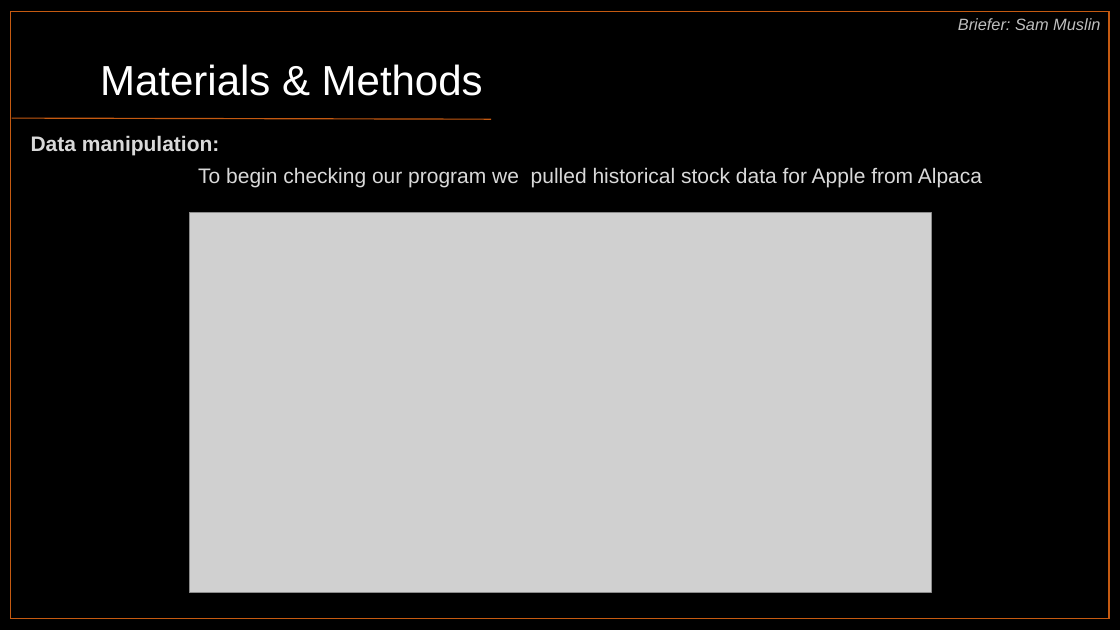
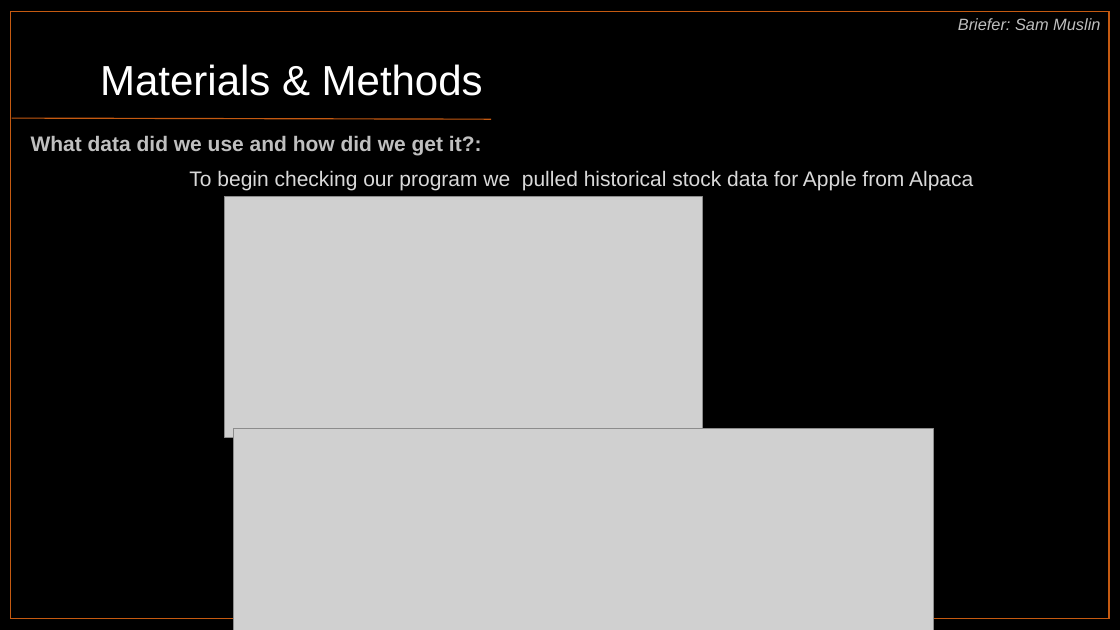
Before and after one commit to harithmd1/project1_group2, a slide deck: slide 7 of MACD_Indicators_Group_2.pptx (slide 6 before the commit). Drawn at 1120x630 pixels with LibreOffice and Linux fonts; fonts in the diff are those of the drawing; grey boxes stand for pictures. Boxes give left, top, right and bottom in pixels: in the first picture for what was removed or moved away, otherwise in the second. Text is boxed around its words. In the diff, an @@ line names an element or a change of style, - is before the commit and + after.

```diff
--- a/MACD_Indicators_Group_2.pptx
+++ b/MACD_Indicators_Group_2.pptx
@@ text at bbox=[31, 135, 482, 155]: text changed; text colour #D9D9D9 to #BFBFBF @@
-Data manipulation:
+What data did we use and how did we get it?:
@@ text "To begin checking our program ...": place and size @@
-text "To begin checking our program ..." at bbox=[198, 167, 982, 188]
+text "To begin checking our program ..." at bbox=[189, 170, 973, 191]
@@ picture added at bbox=[224, 197, 702, 437] @@
@@ picture removed at bbox=[189, 213, 931, 592] @@
@@ picture added at bbox=[234, 429, 933, 630] @@
```
Also in this commit, not shown: 12 other slides changed, 3 slides added, 1 slide removed.
